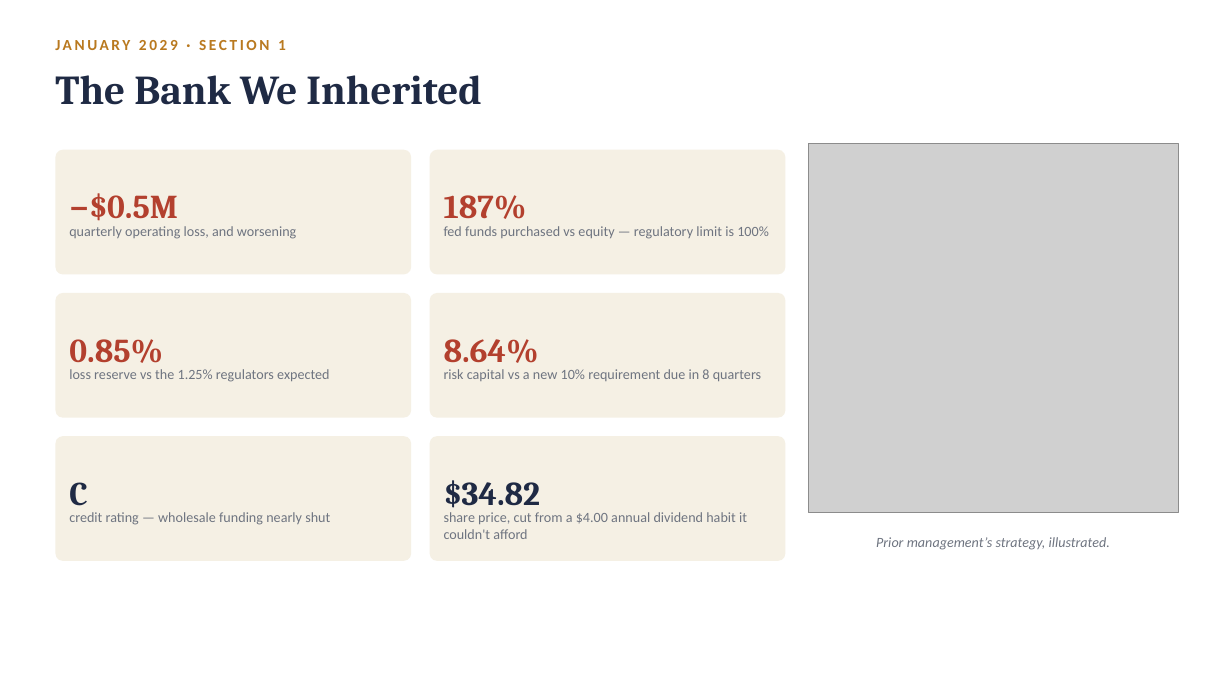
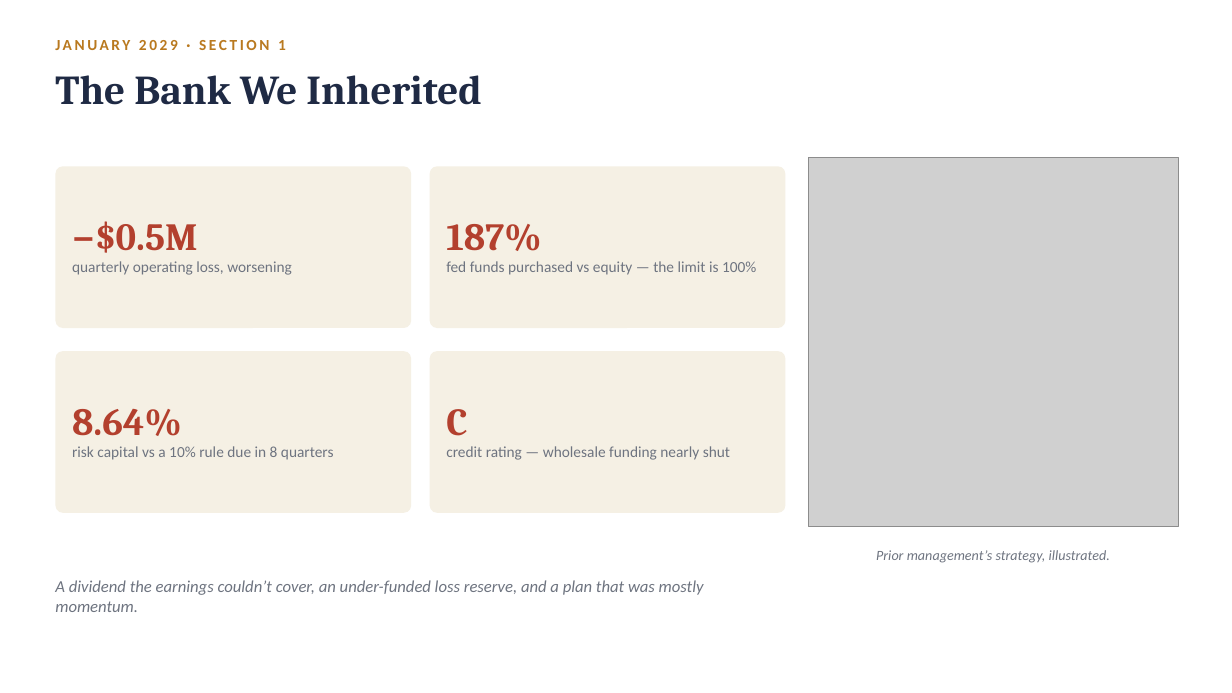
Before and after one commit to Drewger050/BankRole-SIM, a slide deck: slide 4 of docs/BOTB_Shareholder_Presentation.pptx. Drawn at 1232x693 pixels with LibreOffice and Linux fonts; fonts in the diff are those of the drawing; grey boxes stand for pictures. Boxes give left, top, right and bottom in pixels: in the first picture for what was removed or moved away, otherwise in the second. Text is boxed around its words. In the diff, an @@ line names an element or a change of style, - is before the commit and + after.

```diff
--- a/docs/BOTB_Shareholder_Presentation.pptx
+++ b/docs/BOTB_Shareholder_Presentation.pptx
@@ rounded rectangle: place and size @@
-rounded rectangle at [55,150,411,274]
+rounded rectangle at [55,166,411,328]
@@ text "−$0.5M": place and size @@
-text "−$0.5M" at [69,193,178,221]
+text "−$0.5M" at [72,221,198,253]
@@ rounded rectangle: place and size @@
-rounded rectangle at [430,150,786,274]
+rounded rectangle at [430,166,786,328]
@@ text "187%": place and size @@
-text "187%" at [444,195,527,219]
+text "187%" at [446,224,542,251]
@@ picture: place and size @@
-picture at [809,143,1178,513]
+picture at [809,157,1178,527]
@@ text at [72,261,292,275]: text changed; size 11 to 12 pt @@
-quarterly operating loss, and worsening
+quarterly operating loss, worsening
@@ text at [446,261,756,275]: text changed; size 11 to 12 pt @@
-fed funds purchased vs equity — regulatory limit is 100%
+fed funds purchased vs equity — the limit is 100%
@@ rounded rectangle: place and size @@
-rounded rectangle at [55,293,411,418]
+rounded rectangle at [55,351,411,513]
@@ text removed at [69,339,163,363] @@
-0.85%
@@ proportions changed in 4 elements at [55,166,411,328], [430,166,786,328], [55,351,411,513], [430,351,786,513] @@
@@ rounded rectangle: place and size @@
-rounded rectangle at [430,293,786,418]
+rounded rectangle at [430,351,786,513]
@@ text removed at [69,369,329,382] @@
-loss reserve vs the 1.25% regulators expected
@@ size 26 to 30 pt in 3 elements at [72,221,198,253], [446,224,542,251], [72,409,182,436] @@
@@ text "8.64%": place and size @@
-text "8.64%" at [444,339,539,363]
+text "8.64%" at [72,409,182,436]
@@ text "C": place and size @@
-text "C" at [69,482,87,506]
+text "C" at [446,409,467,436]
@@ text "C" at [446,409,467,436]: size 26 to 30 pt, text colour #1F2A44 to #B3402E @@
@@ rounded rectangle removed at [55,436,411,561] @@
@@ text at [72,446,334,460]: text changed; size 11 to 12 pt @@
-risk capital vs a new 10% requirement due in 8 quarters
+risk capital vs a 10% rule due in 8 quarters
@@ rounded rectangle removed at [430,436,786,561] @@
@@ text "credit rating — wholesale funding ...": place and size @@
-text "credit rating — wholesale funding ..." at [69,512,330,525]
+text "credit rating — wholesale funding ..." at [446,446,730,460]
@@ text "credit rating — wholesale funding ..." at [446,446,730,460]: size 11 to 12 pt @@
@@ text removed at [444,480,541,508] @@
-$34.82
@@ text removed at [444,512,747,539] @@
-share price, cut from a $4.00 annual dividend habit it couldn't afford
@@ text "Prior management’s strategy, illustrated.": place and size @@
-text "Prior management’s strategy, illustrated." at [876,537,1110,550]
+text "Prior management’s strategy, illustrated." at [876,550,1110,563]
@@ text added at [55,580,704,612], 13 pt, text #6E7480, italic @@
+A dividend the earnings couldn’t cover, an under-funded loss reserve, and a plan that was mostly momentum.
```
Also in this commit, not shown: 11 other slides changed, 4 slides added, 4 slides removed, 1 other file.
